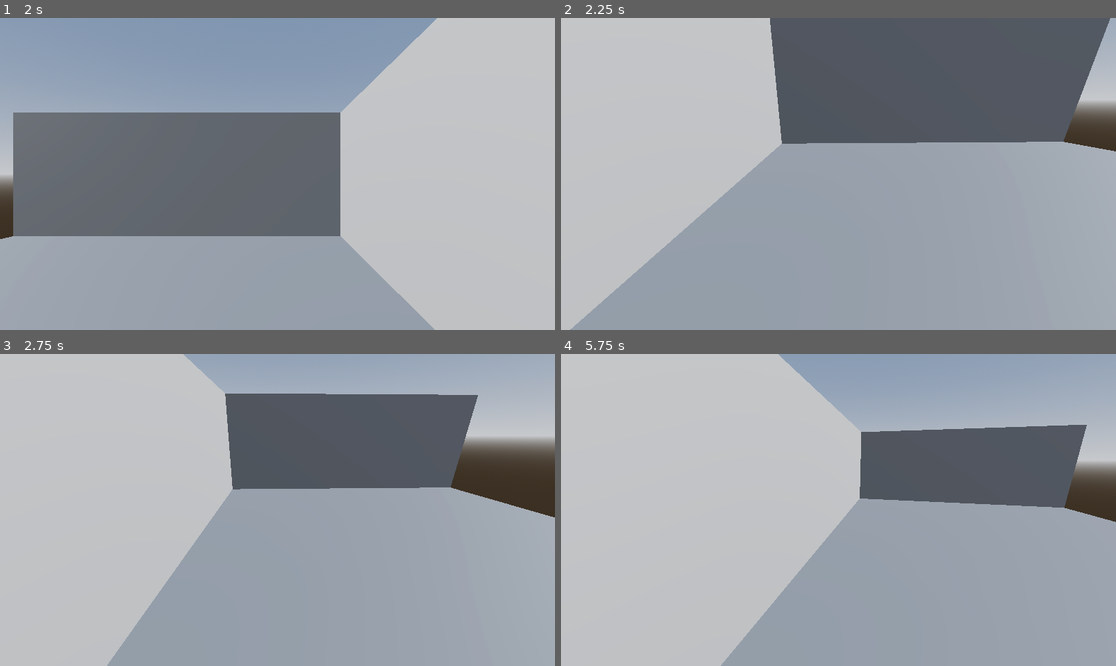
Above: before the commit, frames 1-4 (two rows, left to right).
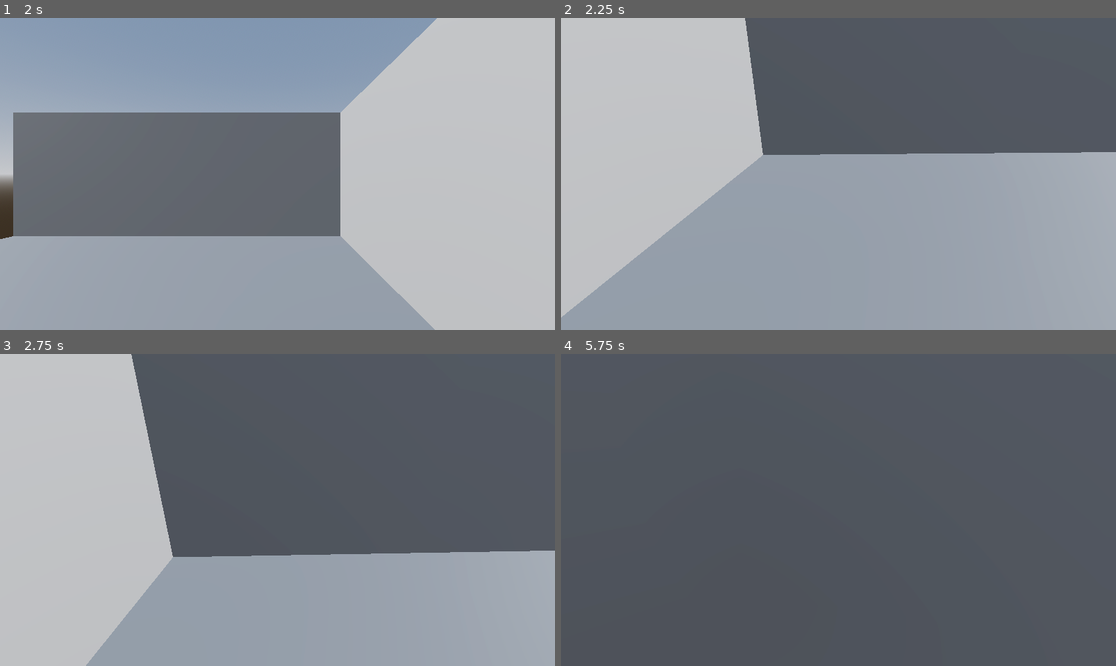
Above: after the commit, the same moments.

Repository: moriartyjk/nova_horizons
Game: Godot game, scene res://scenes/menus/main_menu.tscn
Two runs of this game, one before a commit and one after it. Both use one fixed random seed, a clock stepped at 60 frames per second and the inputs below.
Inputs (mouse positions are in pixels of both pictures, inside the frame that each line leads up to):
- Up to frame 1 (2 s): click "Play" at 0.5 s; tap Enter (ui_accept) at 1.25, 1.52 s; move the mouse to (399, 158) at 1.27 s; hold D (move_right) from 1.28 s (still down); click (399, 158) at 1.42 s
- Up to frame 2 (2.25 s): move the mouse to (810, 174) at 2.02 s; release D (move_right) at 2.03 s; hold W (move_forward) from 2.03 s (still down)
- Up to frame 3 (2.75 s): keep holding W (move_forward); tap Enter (ui_accept) at 2.27 s
- Up to frame 4 (5.75 s): keep holding W (move_forward); move the mouse to (849, 503) at 2.77 s; move the mouse to (832, 516) at 3.52 s; tap Enter (ui_accept) at 3.77, 4.52, 5.27 s; move the mouse to (877, 513) at 4.27 s; move the mouse to (794, 506) at 5.02 s

Frame 1 is identical in both runs. In frame 2, 7.3% of the frame differs, in the area x 0-100%, y 0-100%; in frame 3, 35%; in frame 4, 91%.

Commit message:
orient direction to neck instead of pill

Diff:
--- a/scripts/player.gd
+++ b/scripts/player.gd
@@ -36,7 +36,7 @@
 	# Get the input direction and handle the movement/deceleration.
 	# As good practice, you should replace UI actions with custom gameplay actions.
 	var input_dir := Input.get_vector("move_left", "move_right", "move_forward", "move_back")
-	var direction := (transform.basis * Vector3(input_dir.x, 0, input_dir.y)).normalized()
+	var direction := (neck.transform.basis * Vector3(input_dir.x, 0, input_dir.y)).normalized()
 	if direction:
 		velocity.x = direction.x * SPEED
 		velocity.z = direction.z * SPEED
